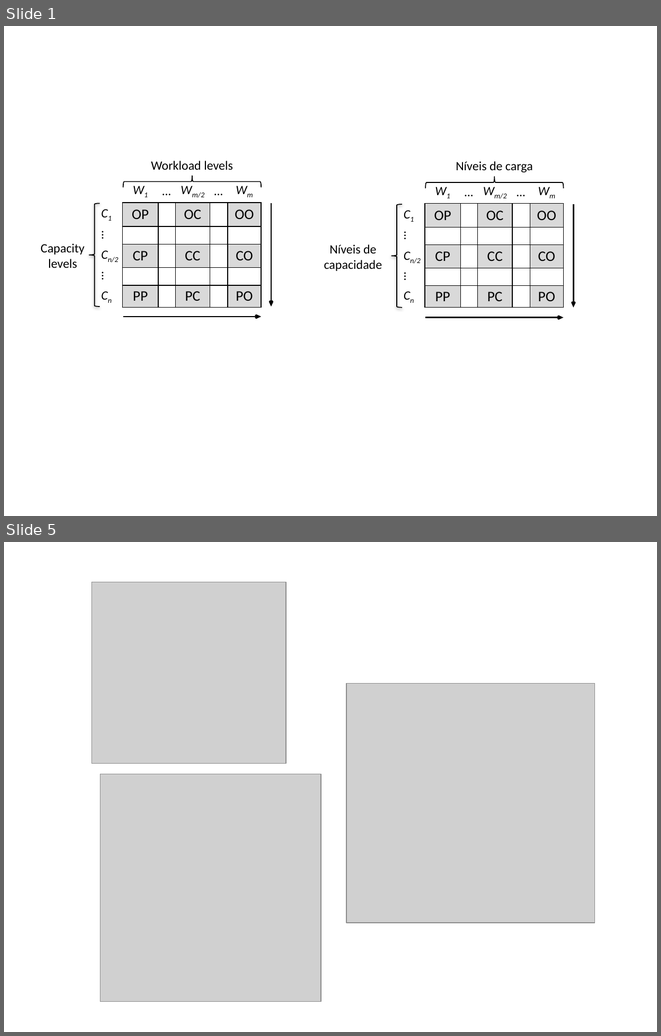
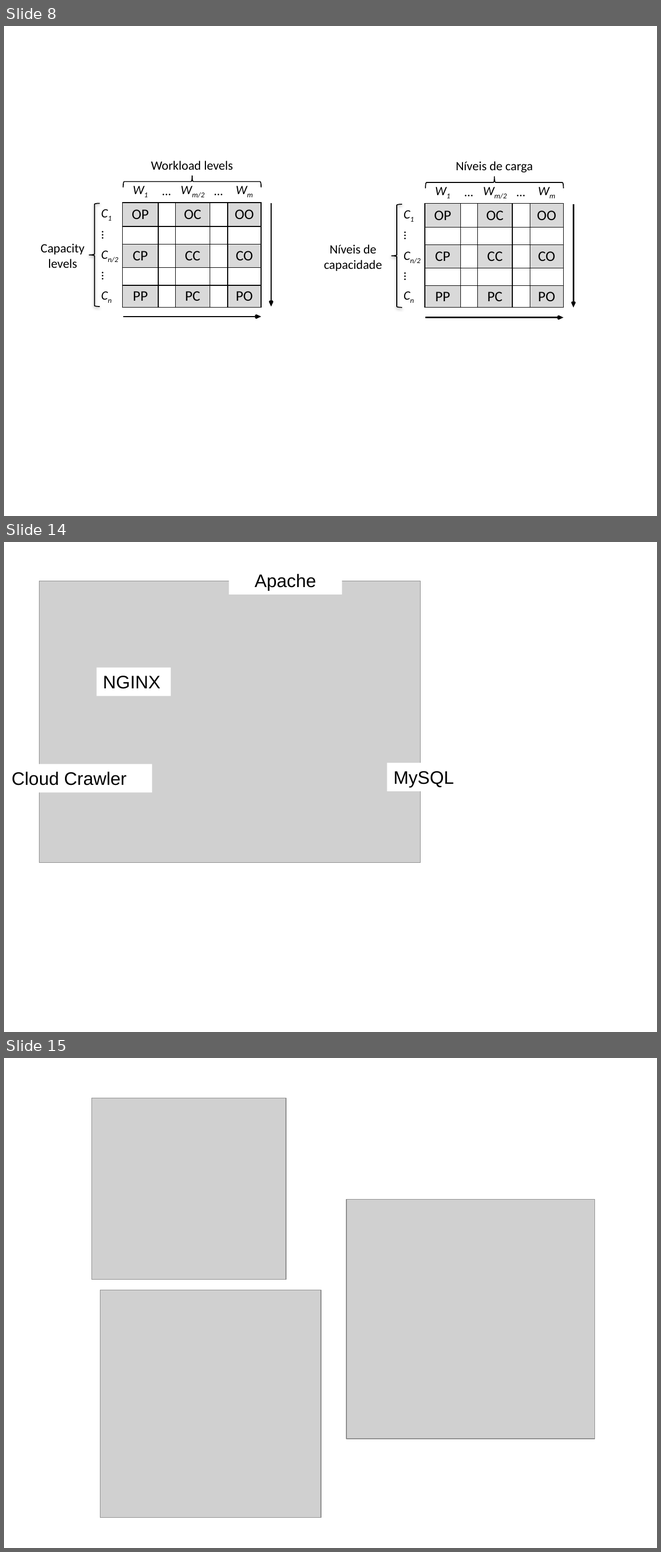
Before and after one commit to marcelocg/Dissertacao, a slide deck: Diagramas/cloud-capacitor-figuras.pptx. Shown one above the other, each under a label of ours: slides 1 and 5 before the commit, slides 8, 14 and 15 after it; the slides between them are not shown. The pictures are 661x1036 and 661x1552 pixels, drawn with LibreOffice and Linux fonts; fonts in the diff are those of the drawing; grey boxes stand for pictures. Boxes give left, top, right and bottom in pixels: in the first picture for what was removed or moved away, otherwise in the second. Text is boxed around its words. In the diff, an @@ line names an element or a change of style, - is before the commit and + after.

```diff
--- a/Diagramas/cloud-capacitor-figuras.pptx
+++ b/Diagramas/cloud-capacitor-figuras.pptx
@@ slide 14 added at <box>4,542,657,1032</box>, background #FFFFFF @@
@@ group added at <box>5,566,471,863</box>: 4 rectangles, 1 picture @@
+Cloud Crawler
+NGINX
+Apache
+MySQL
@@ what was slide 1 is now slide 8 @@
@@ what was slide 5 is now slide 15 @@
```
Also in this commit, not shown: 3 slides changed, 9 other slides added, 13 other files.
